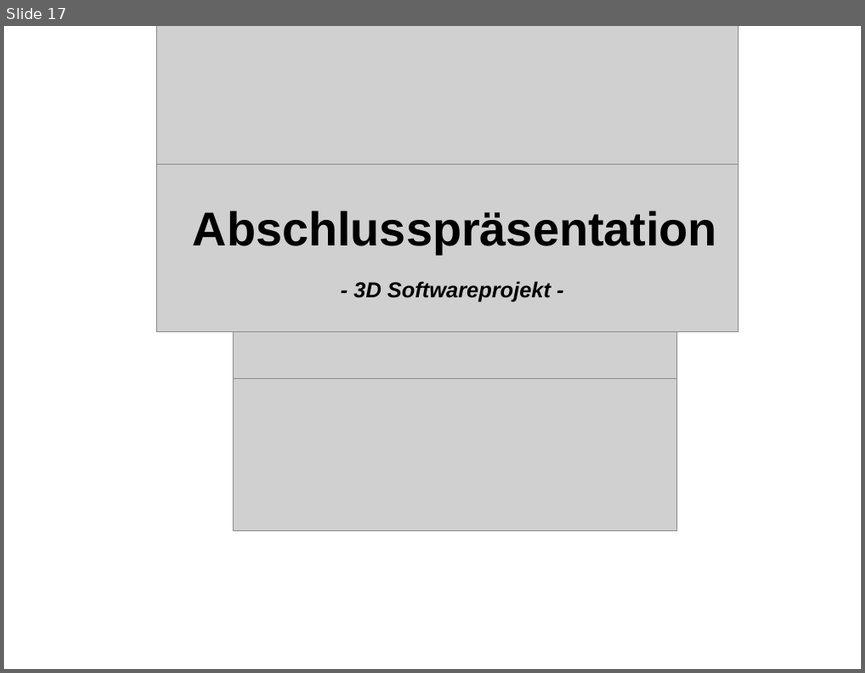
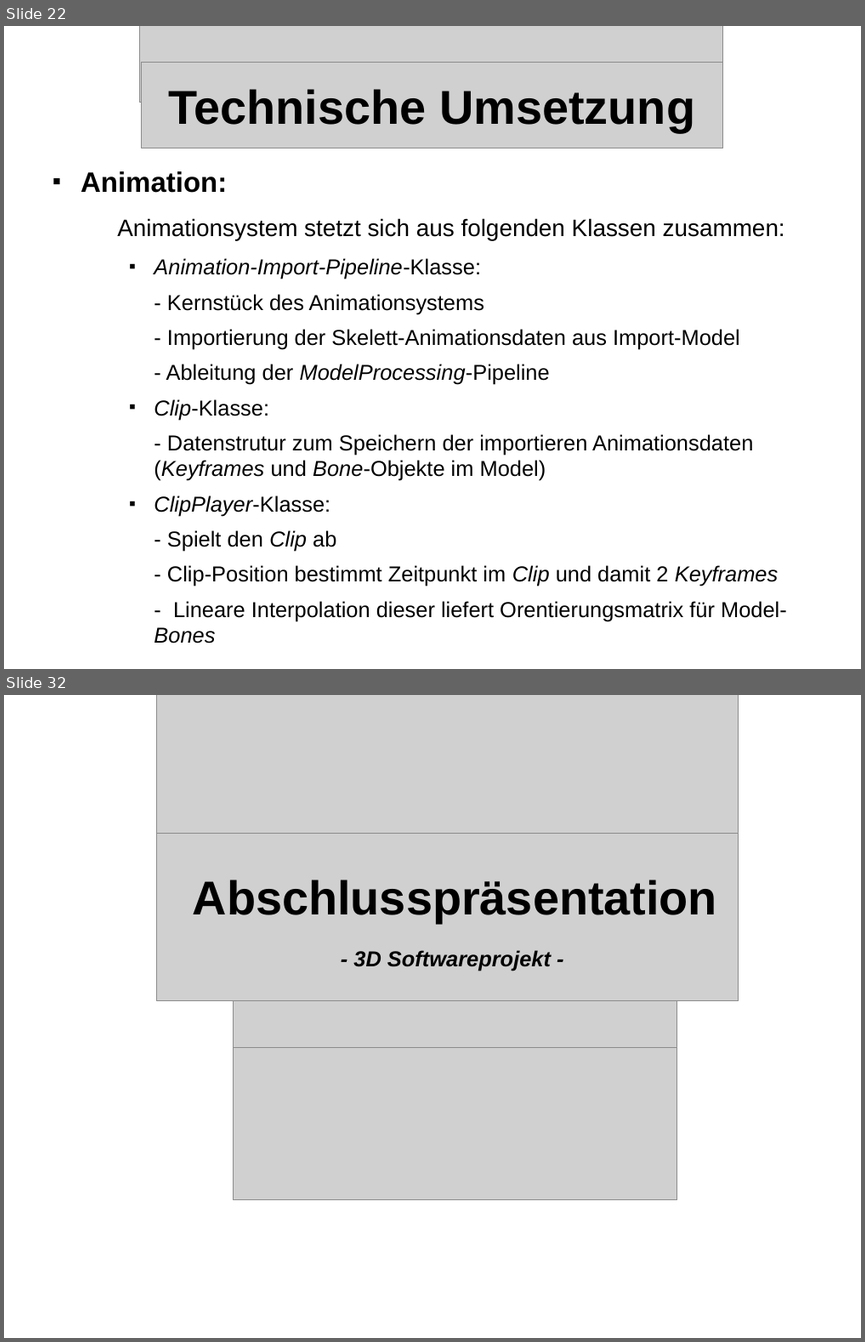
Before and after one commit to streber91/3D-Game-Project, a slide deck: Documents/Präsentationen/Underlord Abschlusspräsentation.odp. Shown one above the other, each under a label of ours: slide 17 before the commit, slides 22 and 32 after it; the slides between them are not shown. The pictures are 865x673 and 865x1342 pixels, drawn with LibreOffice and Linux fonts; fonts in the diff are those of the drawing; grey boxes stand for pictures; background and template pictures are left out. Boxes give left, top, right and bottom in pixels: in the first picture for what was removed or moved away, otherwise in the second. Text is boxed around its words. In the diff, an @@ line names an element or a change of style, - is before the commit and + after.

```diff
--- a/Documents/Präsentationen/Underlord Abschlusspräsentation.odp
+++ b/Documents/Präsentationen/Underlord Abschlusspräsentation.odp
@@ slide 22 added at (x1=4, y1=26, x2=861, y2=669), background picture (left out) @@
@@ picture added at (x1=140, y1=26, x2=723, y2=102) @@
@@ picture added at (x1=142, y1=63, x2=723, y2=149) @@
@@ title added at (x1=169, y1=89, x2=695, y2=132), 44 pt, text #000000, bold @@
+Technische Umsetzung
@@ text added at (x1=80, y1=171, x2=787, y2=643), 20 pt, text #000000 @@
+■ Animation:
+  Animationsystem stetzt sich aus folgenden Klassen zusammen:
+    ■ Animation-Import-Pipeline-Klasse:
+    - Kernstück des Animationsystems
+    - Importierung der Skelett-Animationsdaten aus Import-Model
+    - Ableitung der ModelProcessing-Pipeline
+    ■ Clip-Klasse:
+    - Datenstrutur zum Speichern der importieren Animationsdaten (Keyframes und Bone-Objekte im Model)
+    ■ ClipPlayer-Klasse:
+    - Spielt den Clip ab
+    - Clip-Position bestimmt Zeitpunkt im Clip und damit 2 Keyframes
+    - Lineare Interpolation dieser liefert Orentierungsmatrix für Model-Bones
@@ what was slide 17 is now slide 32 @@
```
Also in this commit, not shown: 13 slides changed, 16 other slides added, 2 slides removed, 1 other file.
